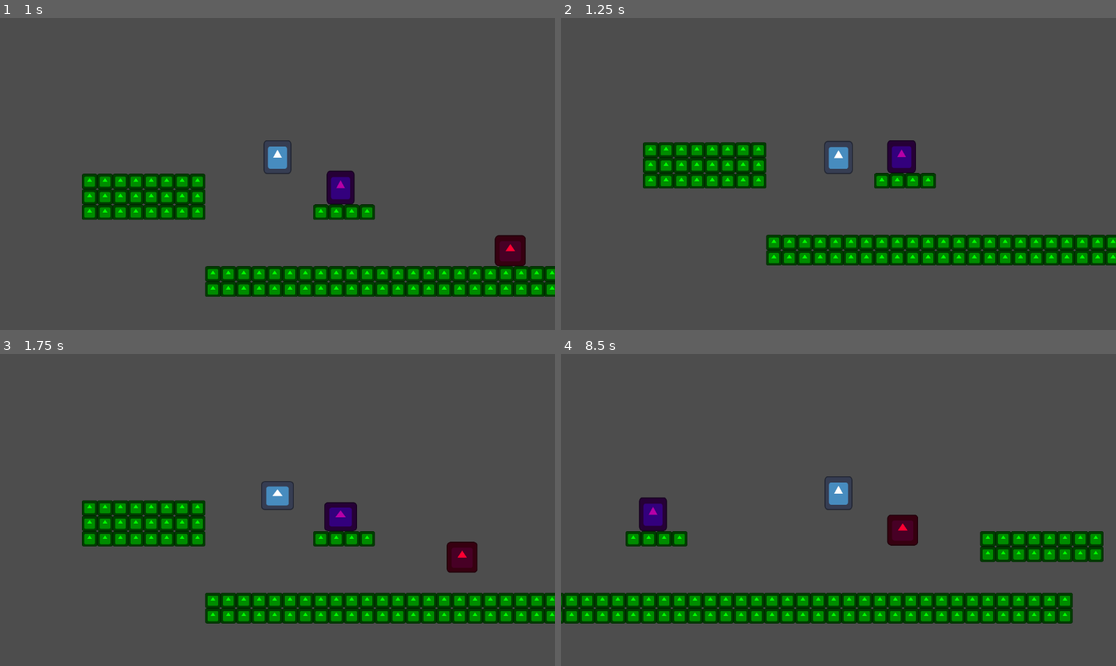
Above: before the commit, frames 1-4 (two rows, left to right).
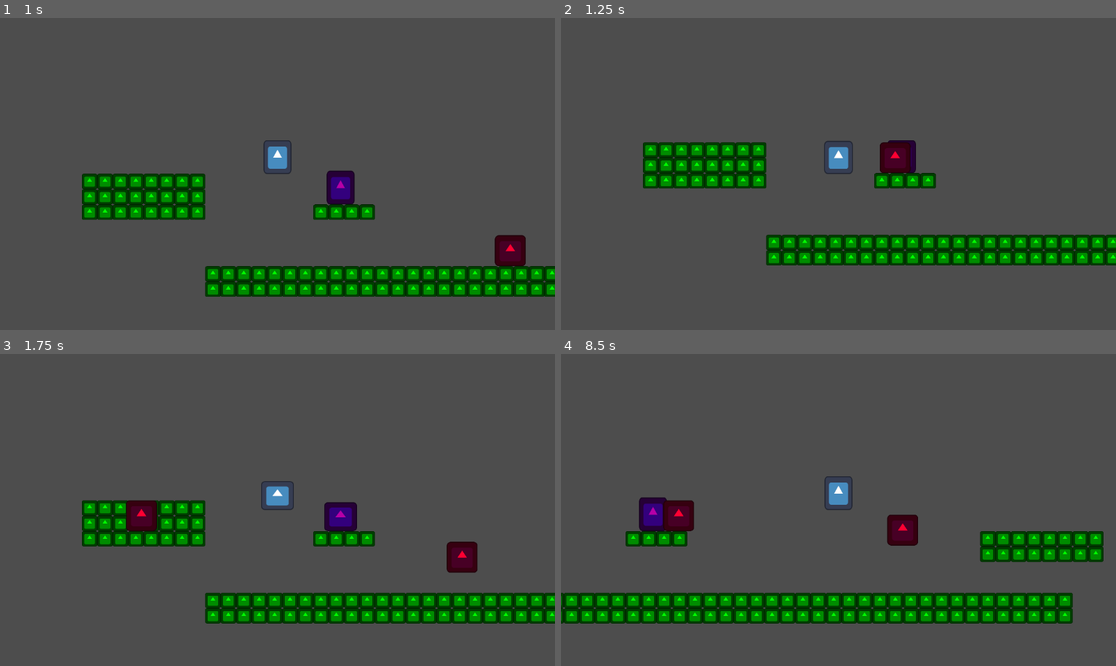
Above: after the commit, the same moments.

Repository: SimonHallefelt/Gun_Platformer
Game: Godot game, scene res://Levels/nivå1.tscn
Same seed, same stepped clock (60 frames per second), same inputs: the game is played once before the commit and once after it. The engine's default icon, where the game draws it, is replaced by a stand-in: a white triangle on a blue panel in a dark square.
Inputs:
- Up to frame 1 (1 s): tap Enter (enter) at 0.5 s; hold W (up) from 0.53 s (still down); hold Enter (enter) from 0.53 s (still down); tap Shift (spring) at 0.77 s
- Up to frame 2 (1.25 s): keep holding W (up); keep holding Enter (enter)
- Up to frame 3 (1.75 s): keep holding W (up); release Enter (enter) at 1.28 s; tap Enter (enter) at 1.35 s; tap Shift (spring) at 1.52 s
- Up to frame 4 (8.5 s): release W (up) at 2.03 s; hold D (höger) 2.03-2.78 s; tap Enter (enter) at 2.3, 3.05, 4.35, 5.3, 6.05, 7.35, 8.3 s; hold W (up) 2.78-4.28 s; tap A (vänster) at 2.85, 5.85 s; tap Shift (spring) at 3.02, 3.77, 4.52, 6.02, 6.77, 7.52 s; hold Enter (enter) 3.53-4.28 s; hold W (up) 5.03-5.78 s; hold D (höger) 5.03-5.78 s; hold Enter (enter) 6.53-7.28 s; hold W (up) from 7.28 s (still down); hold D (höger) from 8.03 s (still down)

Frame 1 is identical in both runs. In frame 2, 0.5% of the frame differs, in the area x 57-64%, y 39-50%; in frame 3, 0.5%; in frame 4, 0.5%, in the area x 18-25%, y 46-57%.

Commit message:
enemy_basic continue to shoot when se player

Diff:
--- a/Enemys/enemy_basic.gd
+++ b/Enemys/enemy_basic.gd
@@ -19,6 +19,10 @@
 var bullet = "standard"
 var looking = 1
 
+#combat
+var se_player = false
+
+
 func _ready():
 	#start animation
 	ANI.set_current_animation("enemy_idel")
@@ -30,6 +34,10 @@
 	if hp <= 0:
 		dead()
 		return
+
+	#combat
+	if se_player:
+		shoot()
 
 	#movment
 	if not is_on_floor():
@@ -76,7 +84,8 @@
 		looking = 1
 		if self.position > area.get_parent().position:
 			looking = -1
-		shoot()
+		se_player = true
 
-func _on_enemy_1_hitbox_body_entered(body):
-	pass # Replace with function body.
+func _on_vision_area_exited(area):
+	if area.is_in_group("Player_group"):
+		se_player = false
--- a/Enemys/enemy_basic.tscn
+++ b/Enemys/enemy_basic.tscn
@@ -141,5 +141,5 @@
 
 [connection signal="area_entered" from="enemy_1_hitbox" to="." method="_on_enemy_1_hitbox_area_entered"]
 [connection signal="area_exited" from="enemy_1_hitbox" to="." method="_on_enemy_1_hitbox_area_exited"]
-[connection signal="body_entered" from="enemy_1_hitbox" to="." method="_on_enemy_1_hitbox_body_entered"]
 [connection signal="area_entered" from="vision" to="." method="_on_vision_area_entered"]
+[connection signal="area_exited" from="vision" to="." method="_on_vision_area_exited"]
--- a/player_UI.gd
+++ b/player_UI.gd
@@ -10,7 +10,7 @@
 # Called every frame. 'delta' is the elapsed time since the previous frame.
 func _process(delta):
 	if dead:
-		if Input.is_action_pressed("enter"):
+		if Input.is_action_just_pressed("enter"):
 			dead = false
 			$death.visible = false
 			get_tree().reload_current_scene()
